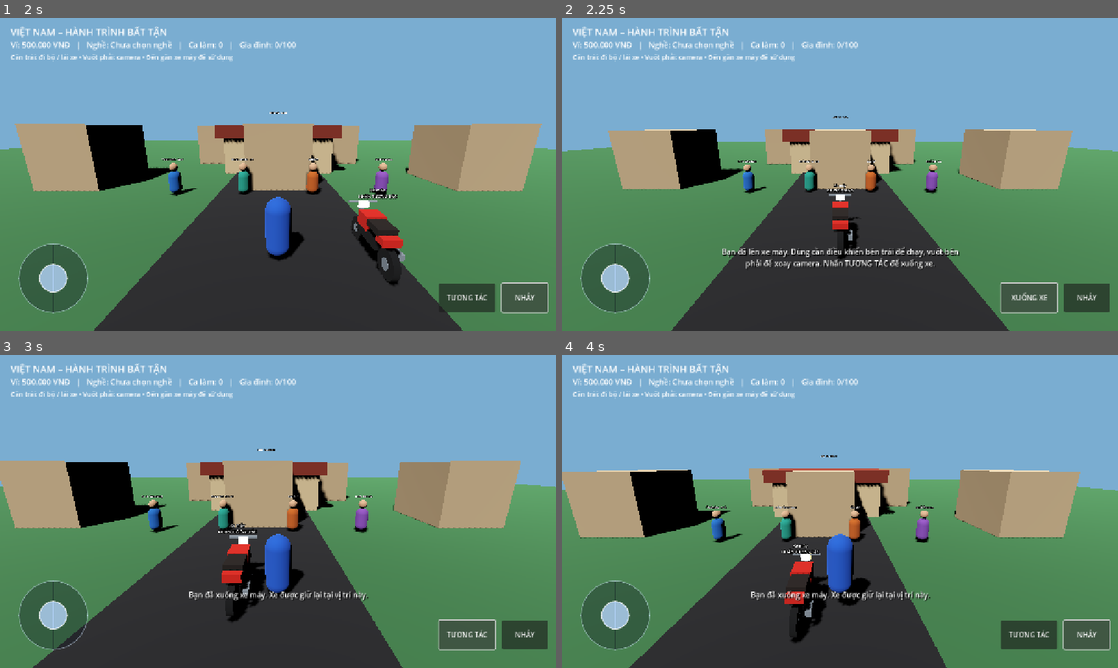
Above: before the commit, frames 1-4 (two rows, left to right).
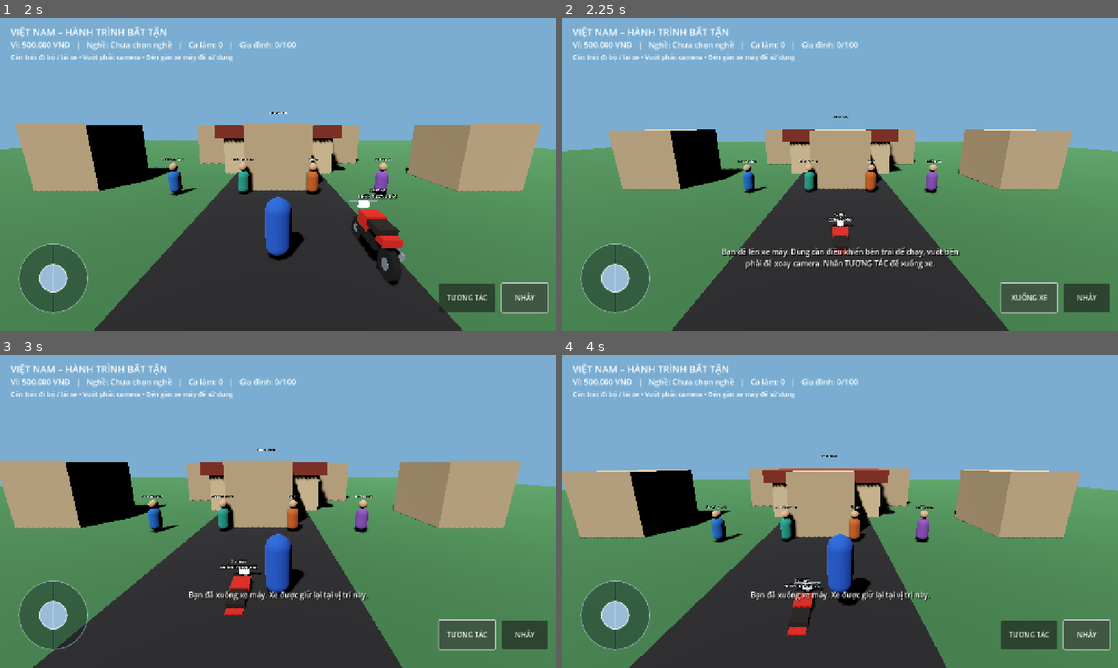
Above: after the commit, the same moments.

Repository: temu838655-dev/Vi-t-Nam-Du-L-ch
Game: Godot game, scene res://scenes/main.tscn
Same seed, same stepped clock (60 frames per second), same inputs: the game is played once before the commit and once after it.
Inputs:
- Up to frame 1 (2 s): click "BẮT ĐẦU HÀNH TRÌNH MỚI" at 0.5 s; click "NHẢY" at 1.25 s
- Up to frame 2 (2.25 s): click "TƯƠNG TÁC" at 2 s
- Up to frame 3 (3 s): click "XUỐNG XE" at 2.75 s
- Up to frame 4 (4 s): click "NHẢY" at 3.5 s

Frame 1 is identical in both runs. In frame 2, 0.6% of the frame differs, in the area x 47-54%, y 52-78%; in frame 3, 1.1%; in frame 4, 1.2%, in the area x 39-48%, y 60-92%.

Commit message:
Keep motorbike wheels aligned with road while riding

Diff:
--- a/Godot/scripts/motorbike.gd
+++ b/Godot/scripts/motorbike.gd
@@ -18,7 +18,7 @@
 
 func _process(_delta: float) -> void:
 	if is_instance_valid(rider):
-		global_position = rider.global_position
+		global_position = rider.global_position - Vector3(0, 1.1, 0)
 		global_rotation.y = rider.global_rotation.y
 		if label:
 			label.text = display_name + "\nĐANG SỬ DỤNG"
